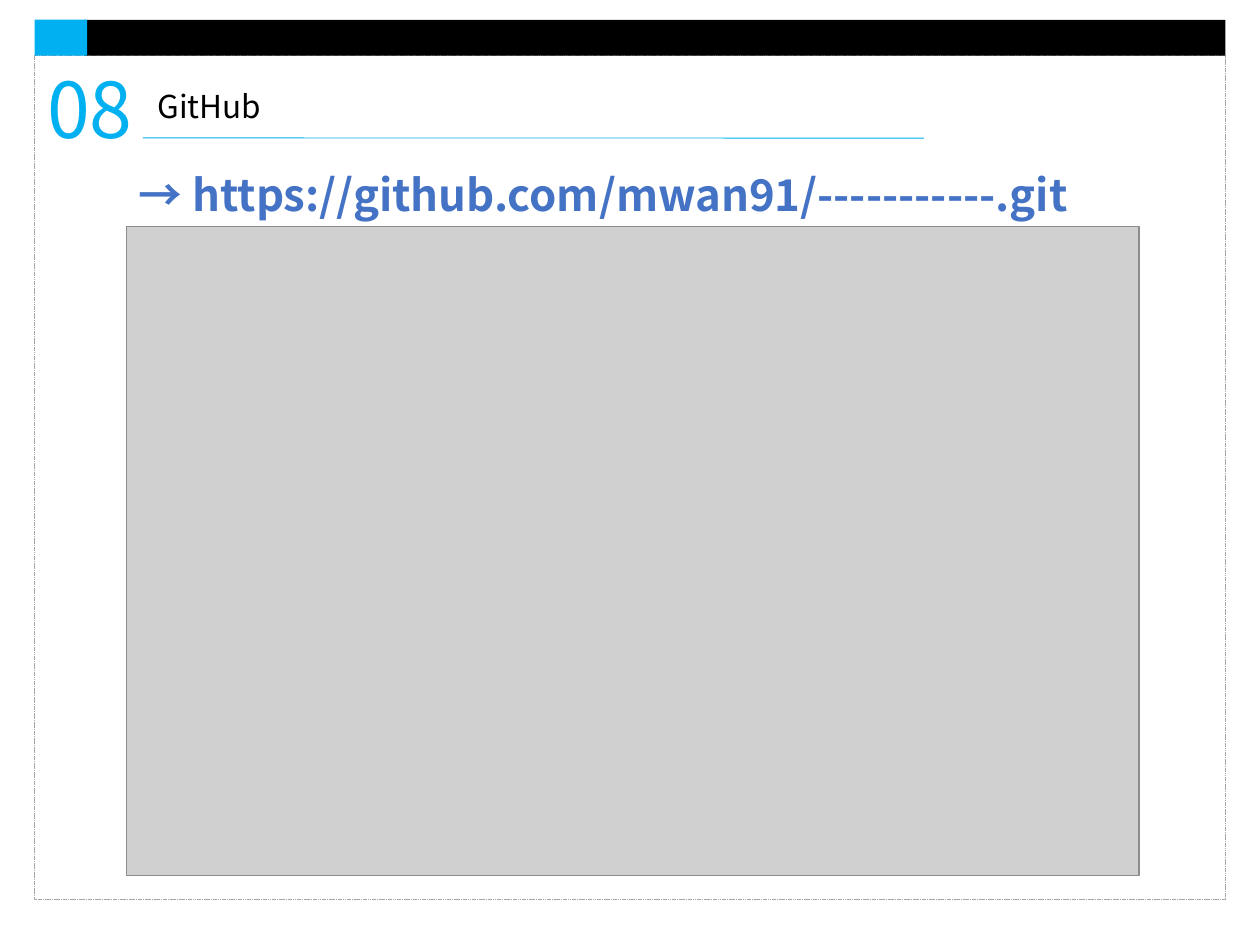
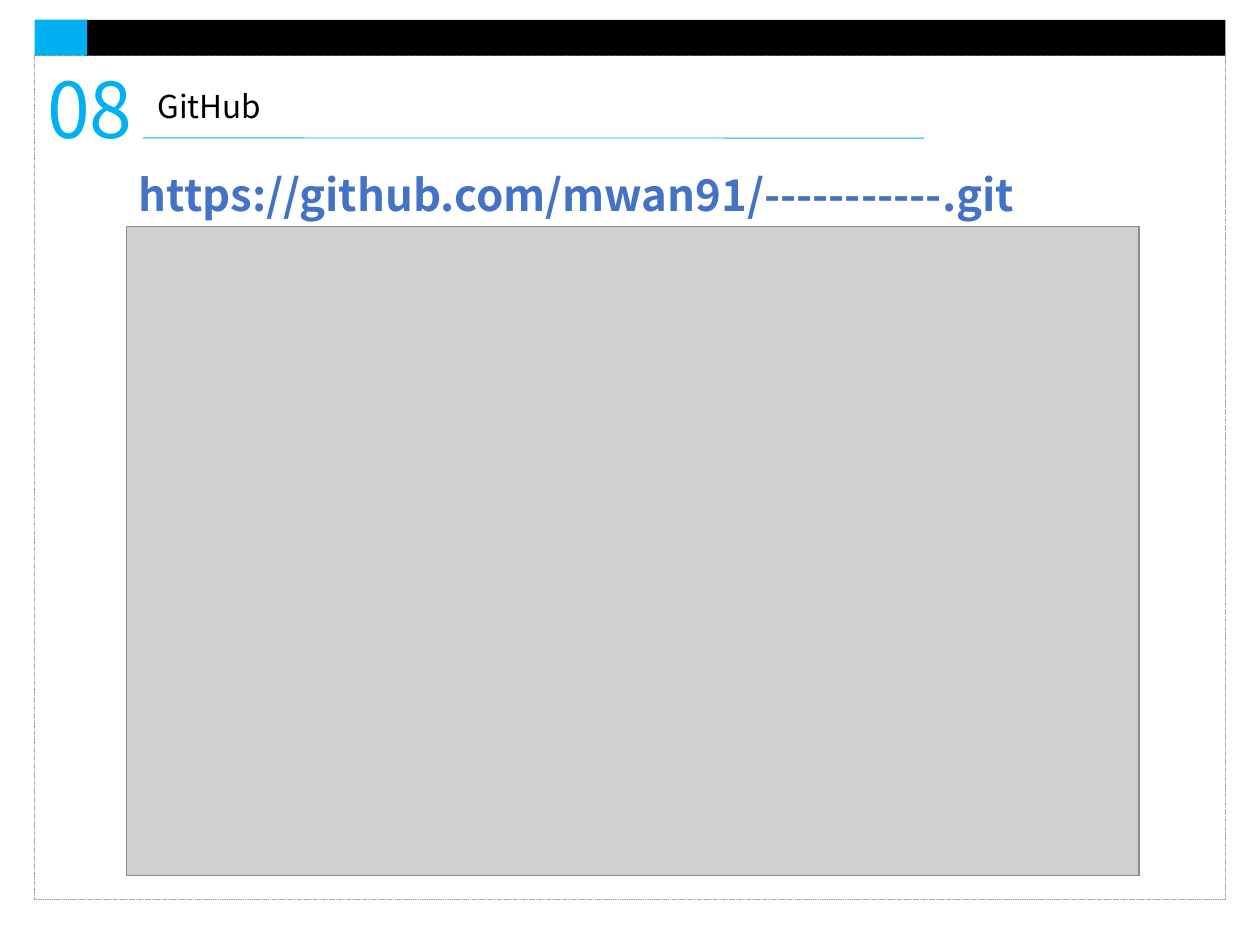
Before and after one commit to mwan91/-----------, a slide deck: slide 17 of 최종)온라인 화상 면접 웹애플리케이션.pptx. Drawn at 1260x945 pixels with LibreOffice and Linux fonts; fonts in the diff are those of the drawing; grey boxes stand for pictures. Boxes give left, top, right and bottom in pixels: in the first picture for what was removed or moved away, otherwise in the second. Text is boxed around its words. In the diff, an @@ line names an element or a change of style, - is before the commit and + after.

```diff
--- a/최종)온라인 화상 면접 웹애플리케이션.pptx
+++ b/최종)온라인 화상 면접 웹애플리케이션.pptx
@@ text at box(139, 175, 1014, 221): text changed @@
-→ https://github.com/mwan91/-----------.git
+https://github.com/mwan91/-----------.git
```
Also in this commit, not shown: 4 other slides changed, 1 slide removed.
